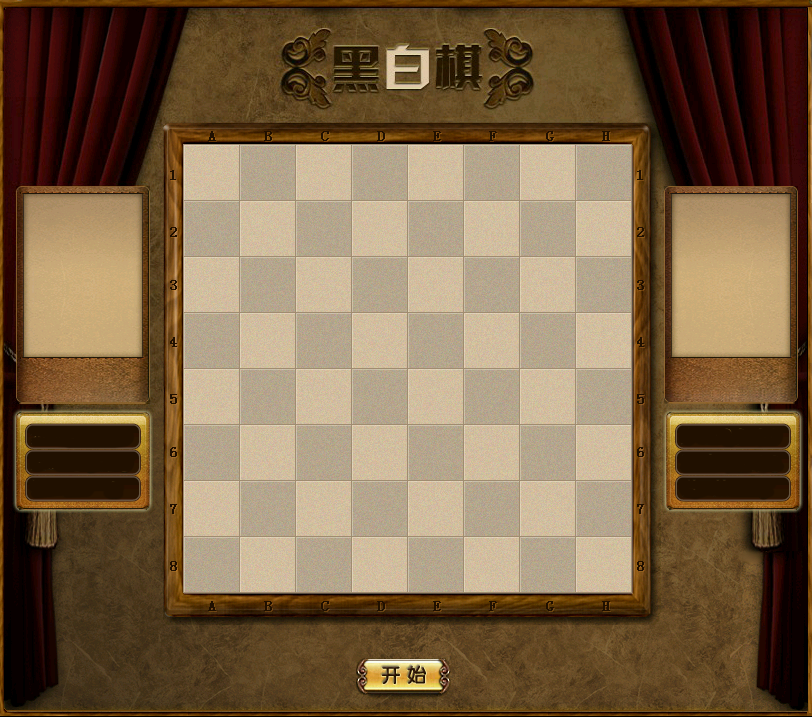
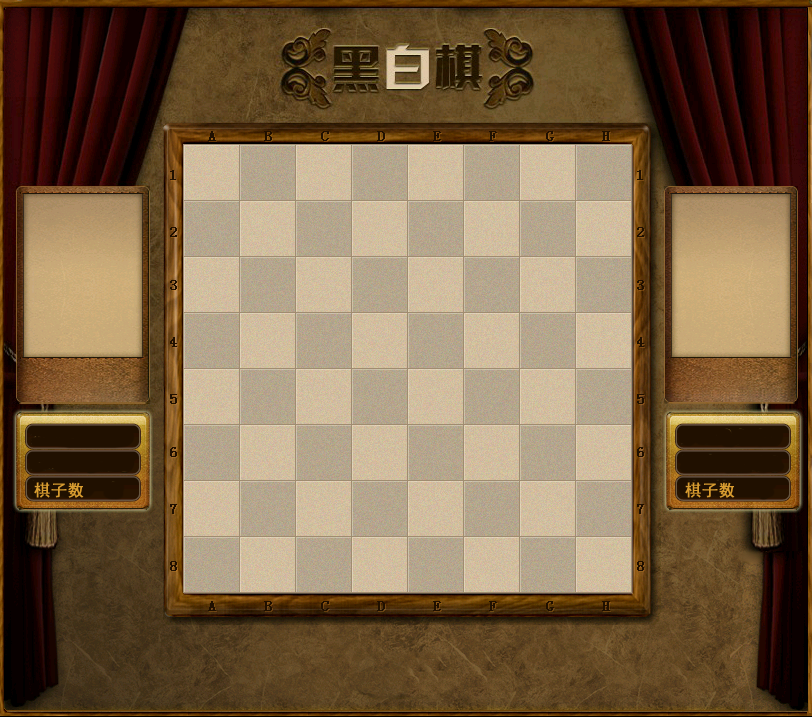
Two versions of the same layered image (812×717). Layer-by-layer changes:
added layer "棋子数" (1st of 2) above "棋子数" over [685, 482, 735, 498]
added layer "棋子数" (2nd of 2) above "图层 5" over [34, 482, 84, 498]
painted on "图层 1" over [352, 649, 456, 703]
